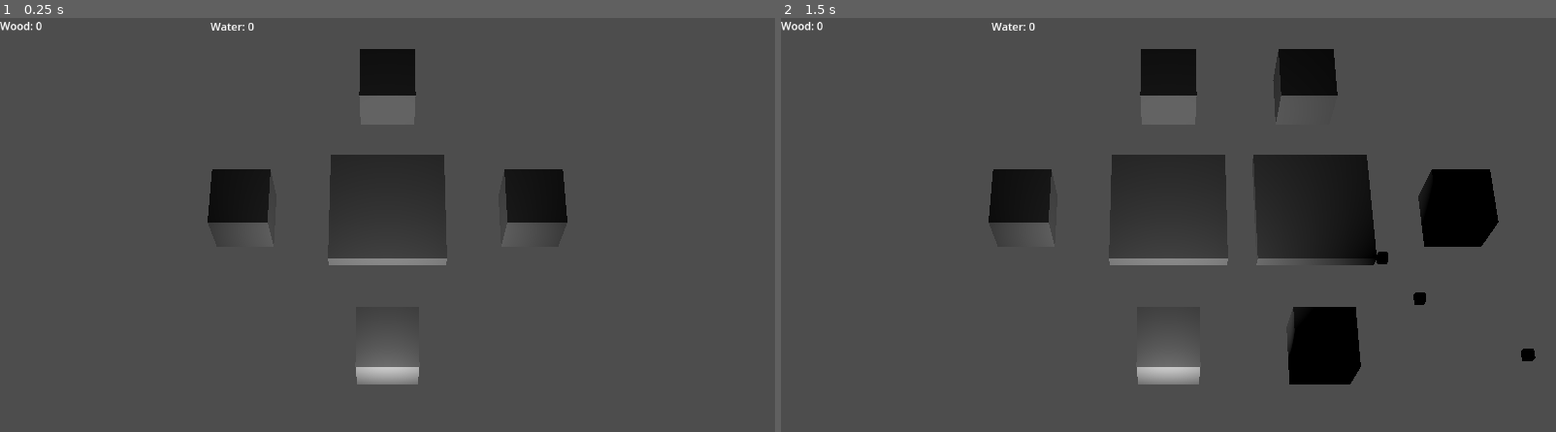
Above: before the commit, frames 1-2 (left to right).
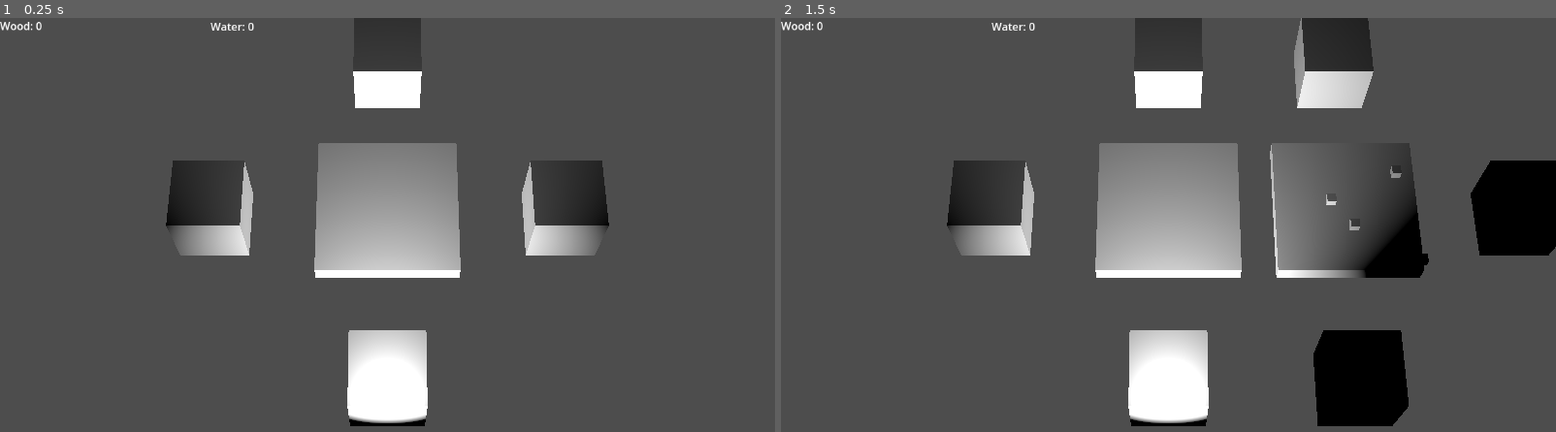
Above: after the commit, the same moments.

Repository: taiyo-harenohi/MODE
Game: Godot game, scene res://scenes/main.tscn
Same seed, same stepped clock (60 frames per second), same inputs: the game is played once before the commit and once after it.
Inputs (mouse positions are in pixels of both pictures, inside the frame that each line leads up to):
- Up to frame 1 (0.25 s): no input
- Up to frame 2 (1.5 s): tap Enter at 0.5 s; move the mouse to (1339, 212) at 0.52 s; tap M (to_center) at 0.6 s; click (1339, 212) at 0.67 s; tap N (restart_zoom) at 1.25 s; drag from (1013, 258) to (1129, 324) at 1.27 s

The runs differ from the first frame. In frame 1, 15% of the frame differs, in the area x 21-79%, y 0-99%; in frame 2, 27%, in the area x 21-100%, y 0-99%.

Commit message:
Truly randomly generated resources

Diff:
--- a/scenes/main.tscn
+++ b/scenes/main.tscn
@@ -8,7 +8,7 @@
 [node name="Node3D" type="Node3D"]
 
 [node name="platform" parent="." instance=ExtResource("1_ploio")]
-transform = Transform3D(0.328004, 0, 0, 0, 0.328004, 0, 0, 0, 0.328004, 0, 0, 0)
+transform = Transform3D(0.4, 0, 0, 0, 0.4, 0, 0, 0, 0.4, 0, 0, 0)
 
 [node name="Camera3D" type="Camera3D" parent="."]
 transform = Transform3D(1, 0, 0, 0, 0.422618, 0.906308, 0, -0.906308, 0.422618, 0, 5, 2.5)
@@ -17,6 +17,7 @@
 
 [node name="SpotLight3D" type="SpotLight3D" parent="."]
 transform = Transform3D(1, 0, 0, 0, 0.966291, 0.257453, 0, -0.257453, 0.966291, 0, 0.282035, 1.45248)
+light_energy = 10.697
 
 [node name="UI" type="Control" parent="."]
 layout_mode = 3
--- a/scripts/Platform.gd
+++ b/scripts/Platform.gd
@@ -7,6 +7,7 @@
 }
 
 var resourcesList = {}
+var MIN_DISTANCE_BETWEEN_RESOURCES = 0.1
 
 @onready var _platform = $"ground"
 
@@ -51,28 +52,35 @@
 	var rng = RandomNumberGenerator.new()
 	var probability = rng.randf_range(1, 4)
 
-	var cube_scale = self.get_node("ground").scale
-	var side_length = cube_scale.x
+	var cube_scale = self.get_node("ground").global_transform.basis.get_scale()
+	var side_length = cube_scale.x / 2
+
 
 	# TODO: load resource -- path the same, the end will be based on the type
+	var path = str("res://scenes/", type, ".tscn")
 	var resource = load("res://scenes/wood.tscn")
 	var i = 0
 	while i < probability:
-		var position_x = rng.randf_range(0, side_length)
-		var position_z = rng.randf_range(0, side_length)
+		var position_x = rng.randf_range(-0.3, side_length - 0.01)
+		var position_z = rng.randf_range(-0.3, side_length - 0.01)
 
 		var ground_position = _platform.global_transform.origin
 		# TODO: not correct position
-		var resource_position = ground_position + Vector3(position_x / cube_scale.x, cube_scale.y, position_z / cube_scale.z)
+		var resource_position = ground_position + Vector3(position_x, cube_scale.y, position_z)
 
+		var too_close = false
+		for generated_pos in resourcesList.values():
+			if resource_position.distance_to(generated_pos) < MIN_DISTANCE_BETWEEN_RESOURCES:
+				too_close = true
+				break
 
-		var _instance = resource.instantiate()
-		get_tree().get_root().add_child(_instance)
-		_instance.transform.origin = resource_position
-
-		_instance.connect("destroyResource", destroyResource)
-		resourcesList[_instance.global_position] = _instance.position
-		i += 1
+		if not too_close:
+			var _instance = resource.instantiate()
+			get_tree().get_root().add_child(_instance)
+			_instance.transform.origin = resource_position
+			_instance.connect("destroyResource", destroyResource)
+			resourcesList[_instance.global_position] = _instance.position
+			i += 1
 
 func destroyResource(resource):
 	if resource.global_position in _platform.resourcesList.keys():
